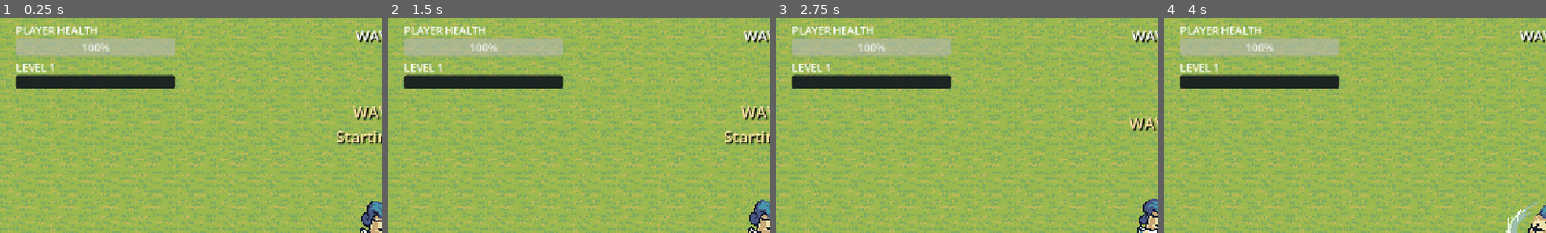
Above: before the commit, frames 1-4 (left to right).
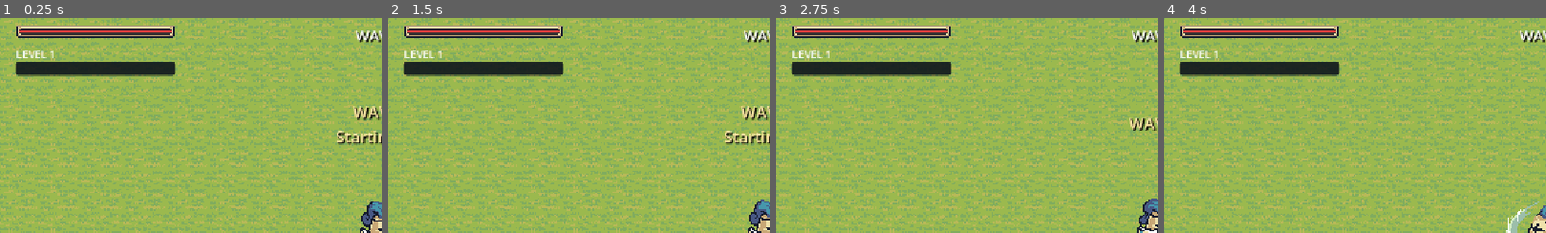
Above: after the commit, the same moments.

Repository: Zajaczkowski23/Bone-Rush
Game: Godot game, scene res://game/game.tscn
Same seed, same stepped clock (60 frames per second), same inputs: the game is played once before the commit and once after it.
Inputs (mouse positions are % of the whole screen's width and height, from its top left):
- Up to frame 1 (0.25 s): no input
- Up to frame 2 (1.5 s): tap Enter (ui_accept) at 0.5, 0.77 s; move the mouse to (72, 45) at 0.52 s; hold Right (ui_right) 0.53-1.25 s; click (72, 45) at 0.67 s; drag from (30, 55) to (45, 70) at 1.27 s
- Up to frame 3 (2.75 s): move the mouse to (60, 28) at 2.02 s; hold Right (ui_right) from 2.03 s (still down); click (60, 28) at 2.17 s
- Up to frame 4 (4 s): release Right (ui_right) at 2.75 s; drag from (45, 70) to (20, 35) at 2.77 s; move the mouse to (80, 65) at 3.52 s; hold Left (ui_left) from 3.53 s (still down); click (80, 65) at 3.67 s; tap Enter (ui_accept) at 3.77 s
The pictures show only the part of the screen within x 0-50%, y 0-50%; the shares and areas given below are measured in that part.

The runs differ from the first frame. In frame 1, 11% of the frame differs, in the area x 4-46%, y 3-33%; in frame 2, 11%; in frame 3, 11%; in frame 4, 11%.

Commit message:
refactor(game): better folder structure for the game and small ui changes to the health bar

Diff:
--- a/characters/enemies/enemy/enemy.gd
+++ b/characters/enemies/enemy/enemy.gd
@@ -2,7 +2,7 @@
 
 signal defeated(points: int)
 
-const PlayArea = preload("res://game/play_area.gd")
+const PlayArea = preload("res://game/world/play_area.gd")
 const EDGE_MARGIN: float = 36.0
 
 @export var move_speed: float = 110.0
--- a/characters/player/player.gd
+++ b/characters/player/player.gd
@@ -2,9 +2,9 @@
 
 signal died
 
-const PlayArea = preload("res://game/play_area.gd")
+const PlayArea = preload("res://game/world/play_area.gd")
 const SwordSweep = preload("res://characters/player/sword_sweep.gd")
-const UpgradeDefinition = preload("res://game/upgrades/upgrade_definition.gd")
+const UpgradeDefinition = preload("res://game/progression/upgrades/upgrade_definition.gd")
 const EDGE_MARGIN: float = 24.0
 
 @export var move_speed: float = 260.0
--- a/game/game.gd
+++ b/game/game.gd
@@ -1,13 +1,13 @@
 extends Node2D
 
-const PlayArea = preload("res://game/play_area.gd")
+const PlayArea = preload("res://game/world/play_area.gd")
 const MINIBOSS_SCENE: PackedScene = preload("res://characters/enemies/miniboss/miniboss.tscn")
 const ENEMY_SCENE: PackedScene = preload("res://characters/enemies/enemy/enemy.tscn")
 const UPGRADES: Array[Resource] = [
-	preload("res://game/upgrades/damage.tres"),
-	preload("res://game/upgrades/health.tres"),
-	preload("res://game/upgrades/range.tres"),
-	preload("res://game/upgrades/speed.tres"),
+	preload("res://game/progression/upgrades/damage.tres"),
+	preload("res://game/progression/upgrades/health.tres"),
+	preload("res://game/progression/upgrades/range.tres"),
+	preload("res://game/progression/upgrades/speed.tres"),
 ]
 
 @export var max_enemies: int = 10
--- a/game/game.tscn
+++ b/game/game.tscn
@@ -5,15 +5,16 @@
 [ext_resource type="Script" uid="uid://c0ee5wdq88ecc" path="res://game/game.gd" id="3_game"]
 [ext_resource type="SpriteFrames" uid="uid://bf3aaohihtcg2" path="res://characters/player/warrior_frames.tres" id="5_warrior"]
 [ext_resource type="Texture2D" uid="uid://ca3vlayt33joa" path="res://assets/Tiny Swords (Free Pack)/Terrain/Tileset/Tilemap_color1.png" id="6_dakft"]
-[ext_resource type="Script" uid="uid://c7d2a2nu5xuiq" path="res://game/level_progression.gd" id="level_progression"]
-[ext_resource type="PackedScene" path="res://game/level_up_panel.tscn" id="level_up_panel"]
-[ext_resource type="Script" path="res://game/wave_director.gd" id="wave_director"]
-[ext_resource type="PackedScene" path="res://game/victory_panel.tscn" id="victory_panel"]
-[ext_resource type="Shape2D" path="res://game/hill_wall_CollisionShape2D2.tres" id="wall_CollisionShape2D2"]
-[ext_resource type="Shape2D" path="res://game/hill_wall_CollisionShape2D3.tres" id="wall_CollisionShape2D3"]
-[ext_resource type="Shape2D" path="res://game/hill_wall_CollisionShape2D4.tres" id="wall_CollisionShape2D4"]
-[ext_resource type="Shape2D" path="res://game/hill_wall_CollisionShape2D5.tres" id="wall_CollisionShape2D5"]
-[ext_resource type="Shape2D" path="res://game/hill_wall_CollisionShapeLine.tres" id="wall_CollisionShapeLine"]
+[ext_resource type="Script" uid="uid://c7d2a2nu5xuiq" path="res://game/progression/level_progression.gd" id="level_progression"]
+[ext_resource type="PackedScene" path="res://game/ui/level_up_panel.tscn" id="level_up_panel"]
+[ext_resource type="Script" path="res://game/waves/wave_director.gd" id="wave_director"]
+[ext_resource type="PackedScene" path="res://game/ui/victory_panel.tscn" id="victory_panel"]
+[ext_resource type="PackedScene" path="res://game/ui/player_health_bar.tscn" id="player_health_bar"]
+[ext_resource type="Shape2D" path="res://game/world/collisions/hill_wall_CollisionShape2D2.tres" id="wall_CollisionShape2D2"]
+[ext_resource type="Shape2D" path="res://game/world/collisions/hill_wall_CollisionShape2D3.tres" id="wall_CollisionShape2D3"]
+[ext_resource type="Shape2D" path="res://game/world/collisions/hill_wall_CollisionShape2D4.tres" id="wall_CollisionShape2D4"]
+[ext_resource type="Shape2D" path="res://game/world/collisions/hill_wall_CollisionShape2D5.tres" id="wall_CollisionShape2D5"]
+[ext_resource type="Shape2D" path="res://game/world/collisions/hill_wall_CollisionShapeLine.tres" id="wall_CollisionShapeLine"]
 
 [sub_resource type="CircleShape2D" id="CircleShape2D_player"]
 radius = 16.0
@@ -867,20 +868,11 @@
 offset_bottom = 256.0
 text = "START NEXT WAVE"
 
-[node name="PlayerHealthLabel" type="Label" parent="CanvasLayer" unique_id=1374351227]
+[node name="PlayerHealthBar" parent="CanvasLayer" unique_id=1501431516 instance=ExtResource("player_health_bar")]
 offset_left = 24.0
-offset_top = 8.0
+offset_top = 12.0
 offset_right = 264.0
-offset_bottom = 30.0
-text = "PLAYER HEALTH"
-
-[node name="PlayerHealthBar" type="ProgressBar" parent="CanvasLayer" unique_id=1501431516]
-offset_left = 24.0
-offset_top = 32.0
-offset_right = 264.0
-offset_bottom = 56.0
-mouse_filter = 2
-value = 100.0
+offset_bottom = 31.0
 
 [node name="ScoreLabel" type="Label" parent="CanvasLayer" unique_id=1404685293]
 anchors_preset = 1
@@ -895,16 +887,16 @@
 
 [node name="LevelLabel" type="Label" parent="CanvasLayer" unique_id=301716721]
 offset_left = 24.0
-offset_top = 64.0
+offset_top = 44.0
 offset_right = 264.0
-offset_bottom = 86.0
+offset_bottom = 66.0
 text = "LEVEL 1"
 
 [node name="XPBar" type="ProgressBar" parent="CanvasLayer" unique_id=899502335]
 offset_left = 24.0
-offset_top = 88.0
+offset_top = 68.0
 offset_right = 264.0
-offset_bottom = 108.0
+offset_bottom = 88.0
 mouse_filter = 2
 theme_override_styles/background = SubResource("XPBackground")
 theme_override_styles/fill = SubResource("XPFill")
--- /dev/null
+++ b/game/player_health_bar.tscn
@@ -0,0 +1,79 @@
+[gd_scene format=3 uid="uid://ddh4svpyjwuif"]
+
+[ext_resource type="Texture2D" uid="uid://fqoylo8k84aw" path="res://assets/Tiny Swords (Free Pack)/UI Elements/UI Elements/Bars/SmallBar_Base.png" id="base"]
+[ext_resource type="Texture2D" uid="uid://ccbsaosils0i6" path="res://assets/Tiny Swords (Free Pack)/UI Elements/UI Elements/Bars/SmallBar_Fill.png" id="fill"]
+
+[sub_resource type="StyleBoxEmpty" id="Background"]
+content_margin_left = 6.0
+content_margin_top = 8.0
+content_margin_right = 6.0
+content_margin_bottom = 8.0
+
+[sub_resource type="AtlasTexture" id="FillTexture"]
+atlas = ExtResource("fill")
+region = Rect2(0, 30, 64, 3)
+
+[sub_resource type="StyleBoxTexture" id="Fill"]
+content_margin_left = 6.0
+content_margin_top = 0.0
+content_margin_right = 6.0
+content_margin_bottom = 0.0
+texture = SubResource("FillTexture")
+expand_margin_left = -6.0
+expand_margin_top = -8.0
+expand_margin_right = -6.0
+expand_margin_bottom = -8.0
+
+[sub_resource type="AtlasTexture" id="LeftCap"]
+atlas = ExtResource("base")
+region = Rect2(49, 22, 15, 19)
+
+[sub_resource type="AtlasTexture" id="Center"]
+atlas = ExtResource("base")
+region = Rect2(128, 22, 64, 19)
+
+[sub_resource type="AtlasTexture" id="RightCap"]
+atlas = ExtResource("base")
+region = Rect2(256, 22, 15, 19)
+
+[node name="PlayerHealthBar" type="ProgressBar" unique_id=340290501]
+texture_filter = 1
+custom_minimum_size = Vector2(30, 19)
+mouse_filter = 2
+theme_override_colors/font_color = Color(1, 0.94, 0.8, 1)
+theme_override_colors/font_outline_color = Color(0.15, 0.07, 0.06, 1)
+theme_override_constants/outline_size = 2
+theme_override_styles/background = SubResource("Background")
+theme_override_styles/fill = SubResource("Fill")
+value = 100.0
+show_percentage = false
+
+[node name="LeftCap" type="TextureRect" parent="." unique_id=513913447]
+show_behind_parent = true
+layout_mode = 0
+offset_right = 15.0
+offset_bottom = 19.0
+mouse_filter = 2
+texture = SubResource("LeftCap")
+
+[node name="Center" type="TextureRect" parent="." unique_id=576154251]
+show_behind_parent = true
+layout_mode = 0
+anchor_right = 1.0
+offset_left = 15.0
+offset_right = -15.0
+offset_bottom = 19.0
+mouse_filter = 2
+texture = SubResource("Center")
+expand_mode = 1
+stretch_mode = 1
+
+[node name="RightCap" type="TextureRect" parent="." unique_id=565084471]
+show_behind_parent = true
+layout_mode = 0
+anchor_left = 1.0
+anchor_right = 1.0
+offset_left = -15.0
+offset_bottom = 19.0
+mouse_filter = 2
+texture = SubResource("RightCap")
--- a/game/upgrades/damage.tres
+++ b/game/progression/upgrades/damage.tres
@@ -1,6 +1,6 @@
 [gd_resource type="Resource" load_steps=2 format=3]
 
-[ext_resource type="Script" path="res://game/upgrades/upgrade_definition.gd" id="1"]
+[ext_resource type="Script" path="res://game/progression/upgrades/upgrade_definition.gd" id="1"]
 
 [resource]
 script = ExtResource("1")
--- a/game/upgrades/health.tres
+++ b/game/progression/upgrades/health.tres
@@ -1,6 +1,6 @@
 [gd_resource type="Resource" load_steps=2 format=3]
 
-[ext_resource type="Script" path="res://game/upgrades/upgrade_definition.gd" id="1"]
+[ext_resource type="Script" path="res://game/progression/upgrades/upgrade_definition.gd" id="1"]
 
 [resource]
 script = ExtResource("1")
--- a/game/upgrades/range.tres
+++ b/game/progression/upgrades/range.tres
@@ -1,6 +1,6 @@
 [gd_resource type="Resource" load_steps=2 format=3]
 
-[ext_resource type="Script" path="res://game/upgrades/upgrade_definition.gd" id="1"]
+[ext_resource type="Script" path="res://game/progression/upgrades/upgrade_definition.gd" id="1"]
 
 [resource]
 script = ExtResource("1")
--- a/game/upgrades/speed.tres
+++ b/game/progression/upgrades/speed.tres
@@ -1,6 +1,6 @@
 [gd_resource type="Resource" load_steps=2 format=3]
 
-[ext_resource type="Script" path="res://game/upgrades/upgrade_definition.gd" id="1"]
+[ext_resource type="Script" path="res://game/progression/upgrades/upgrade_definition.gd" id="1"]
 
 [resource]
 script = ExtResource("1")
--- a/game/level_up_panel.tscn
+++ b/game/ui/level_up_panel.tscn
@@ -1,6 +1,6 @@
 [gd_scene load_steps=5 format=3]
 
-[ext_resource type="Script" path="res://game/level_up_panel.gd" id="1"]
+[ext_resource type="Script" path="res://game/ui/level_up_panel.gd" id="1"]
 
 [sub_resource type="StyleBoxFlat" id="PanelStyle"]
 bg_color = Color(0.055, 0.08, 0.11, 1)
--- /dev/null
+++ b/game/ui/player_health_bar.tscn
@@ -0,0 +1,79 @@
+[gd_scene format=3]
+
+[ext_resource type="Texture2D" path="res://assets/Tiny Swords (Free Pack)/UI Elements/UI Elements/Bars/SmallBar_Base.png" id="base"]
+[ext_resource type="Texture2D" path="res://assets/Tiny Swords (Free Pack)/UI Elements/UI Elements/Bars/SmallBar_Fill.png" id="fill"]
+
+[sub_resource type="AtlasTexture" id="LeftCap"]
+atlas = ExtResource("base")
+region = Rect2(49, 22, 15, 19)
+
+[sub_resource type="AtlasTexture" id="Center"]
+atlas = ExtResource("base")
+region = Rect2(128, 22, 64, 19)
+
+[sub_resource type="AtlasTexture" id="RightCap"]
+atlas = ExtResource("base")
+region = Rect2(256, 22, 15, 19)
+
+[sub_resource type="AtlasTexture" id="FillTexture"]
+atlas = ExtResource("fill")
+region = Rect2(0, 30, 64, 3)
+
+[sub_resource type="StyleBoxEmpty" id="Background"]
+content_margin_left = 6.0
+content_margin_top = 8.0
+content_margin_right = 6.0
+content_margin_bottom = 8.0
+
+[sub_resource type="StyleBoxTexture" id="Fill"]
+content_margin_left = 6.0
+content_margin_top = 0.0
+content_margin_right = 6.0
+content_margin_bottom = 0.0
+texture = SubResource("FillTexture")
+expand_margin_left = -6.0
+expand_margin_top = -8.0
+expand_margin_right = -6.0
+expand_margin_bottom = -8.0
+
+[node name="PlayerHealthBar" type="ProgressBar"]
+texture_filter = 1
+custom_minimum_size = Vector2(30, 19)
+mouse_filter = 2
+theme_override_colors/font_color = Color(1, 0.94, 0.8, 1)
+theme_override_colors/font_outline_color = Color(0.15, 0.07, 0.06, 1)
+theme_override_constants/outline_size = 2
+theme_override_styles/background = SubResource("Background")
+theme_override_styles/fill = SubResource("Fill")
+value = 100.0
+show_percentage = false
+
+[node name="LeftCap" type="TextureRect" parent="."]
+show_behind_parent = true
+layout_mode = 0
+offset_right = 15.0
+offset_bottom = 19.0
+mouse_filter = 2
+texture = SubResource("LeftCap")
+
+[node name="Center" type="TextureRect" parent="."]
+show_behind_parent = true
+layout_mode = 0
+anchor_right = 1.0
+offset_left = 15.0
+offset_right = -15.0
+offset_bottom = 19.0
+mouse_filter = 2
+texture = SubResource("Center")
+expand_mode = 1
+stretch_mode = 1
+
+[node name="RightCap" type="TextureRect" parent="."]
+show_behind_parent = true
+layout_mode = 0
+anchor_left = 1.0
+anchor_right = 1.0
+offset_left = -15.0
+offset_bottom = 19.0
+mouse_filter = 2
+texture = SubResource("RightCap")
--- a/tests/level_progression_test.gd
+++ b/tests/level_progression_test.gd
@@ -16,11 +16,11 @@
 
 
 func _run() -> void:
-	if not ResourceLoader.exists("res://game/level_progression.gd"):
+	if not ResourceLoader.exists("res://game/progression/level_progression.gd"):
 		_expect(false, "Run must provide an XP progression component")
 		quit(1)
 		return
-	var progression = load("res://game/level_progression.gd").new()
+	var progression = load("res://game/progression/level_progression.gd").new()
 	root.add_child(progression)
 	progression.leveled_up.connect(func(value: int): levels.append(value))
 	progression.xp_changed.connect(func(current: int, required: int): xp_updates.append([current, required]))
@@ -32,7 +32,7 @@
 	progression.add_xp(0)
 	progression.add_xp(-20)
 	_expect(progression.xp == 0 and levels == [2] and xp_updates.size() == 2, "Nonpositive XP must not change progression or emit updates")
-	var fresh = load("res://game/level_progression.gd").new()
+	var fresh = load("res://game/progression/level_progression.gd").new()
 	root.add_child(fresh)
 	_expect(fresh.level == 1 and fresh.xp == 0, "New run must start with independent progression")
 	levels.clear()
--- a/tests/leveling_test.gd
+++ b/tests/leveling_test.gd
@@ -113,16 +113,16 @@
 	_expect(player.sword_damage == 10 and player.max_health == 100 and player.move_speed == 260, "New run must reset upgraded player stats")
 	player.take_damage(40, false)
 	for upgrade_id in ["damage", "health", "range", "speed"]:
-		var upgrade = load("res://game/upgrades/%s.tres" % upgrade_id)
+		var upgrade = load("res://game/progression/upgrades/%s.tres" % upgrade_id)
 		_expect(player.apply_upgrade(upgrade), "Living player must accept available upgrades")
 	_expect(player.sword_damage == 15 and player.attack_range == 115, "Damage and range upgrades must affect combat stats")
 	_expect(player.max_health == 120 and player.health == 80, "Health upgrade must raise maximum and heal by twenty")
 	_expect(game.get_node("CanvasLayer/PlayerHealthBar").max_value == 120 and game.get_node("CanvasLayer/PlayerHealthBar").value == 80, "Health HUD must immediately show the upgraded values")
 	_expect(is_equal_approx(player.move_speed, 286.0), "Speed upgrade must increase current speed by ten percent")
-	player.apply_upgrade(load("res://game/upgrades/speed.tres"))
+	player.apply_upgrade(load("res://game/progression/upgrades/speed.tres"))
 	_expect(is_equal_approx(player.move_speed, 314.6), "Repeated speed upgrades must multiply current speed")
 	player.health = player.max_health
-	player.apply_upgrade(load("res://game/upgrades/health.tres"))
+	player.apply_upgrade(load("res://game/progression/upgrades/health.tres"))
 	_expect(player.health == 140 and player.max_health == 140, "Health upgrade at full health must stay within the new maximum")
 	game.free()
 
@@ -155,7 +155,7 @@
 	enemy = get_nodes_in_group("enemies")[0]
 	enemy.take_damage(100)
 	_expect(progression.xp == 0, "Dead player must not receive further kill XP")
-	_expect(not player.apply_upgrade(load("res://game/upgrades/health.tres")) and player.health == 0, "Health upgrade must not revive a dead player")
+	_expect(not player.apply_upgrade(load("res://game/progression/upgrades/health.tres")) and player.health == 0, "Health upgrade must not revive a dead player")
 	game.free()
 	if failures == 0:
 		print("PASS: independent kill XP, HUD, upgrade effects, paused choices, multiple rewards, selection guards, area kills, death and reset")
--- a/tests/wave_director_test.gd
+++ b/tests/wave_director_test.gd
@@ -16,11 +16,11 @@
 
 
 func _run() -> void:
-	if not ResourceLoader.exists("res://game/wave_director.gd"):
+	if not ResourceLoader.exists("res://game/waves/wave_director.gd"):
 		_expect(false, "Run must provide finite wave scheduling")
 		quit(1)
 		return
-	var director = load("res://game/wave_director.gd").new()
+	var director = load("res://game/waves/wave_director.gd").new()
 	root.add_child(director)
 	director.set_process(false)
 	director.spawn_requested.connect(func(boss: bool): spawns.append(boss))
@@ -83,7 +83,7 @@
 	director.free()
 
 	# Automatic countdown and stop guards use a fresh run.
-	director = load("res://game/wave_director.gd").new()
+	director = load("res://game/waves/wave_director.gd").new()
 	root.add_child(director)
 	director.set_process(false)
 	director.start()
Renamed: game/level_progression.gd -> game/progression/level_progression.gd
Renamed: game/level_progression.gd.uid -> game/progression/level_progression.gd.uid
Renamed: game/upgrades/upgrade_definition.gd -> game/progression/upgrades/upgrade_definition.gd
Renamed: game/upgrades/upgrade_definition.gd.uid -> game/progression/upgrades/upgrade_definition.gd.uid
Renamed: game/level_up_panel.gd -> game/ui/level_up_panel.gd
Renamed: game/level_up_panel.gd.uid -> game/ui/level_up_panel.gd.uid
Renamed: game/victory_panel.tscn -> game/ui/victory_panel.tscn
Renamed: game/wave_director.gd -> game/waves/wave_director.gd
Renamed: game/wave_director.gd.uid -> game/waves/wave_director.gd.uid
Renamed: game/hill_wall_CollisionShape2D2.tres -> game/world/collisions/hill_wall_CollisionShape2D2.tres
Renamed: game/hill_wall_CollisionShape2D3.tres -> game/world/collisions/hill_wall_CollisionShape2D3.tres
Renamed: game/hill_wall_CollisionShape2D4.tres -> game/world/collisions/hill_wall_CollisionShape2D4.tres
(and 4 more such lines)
